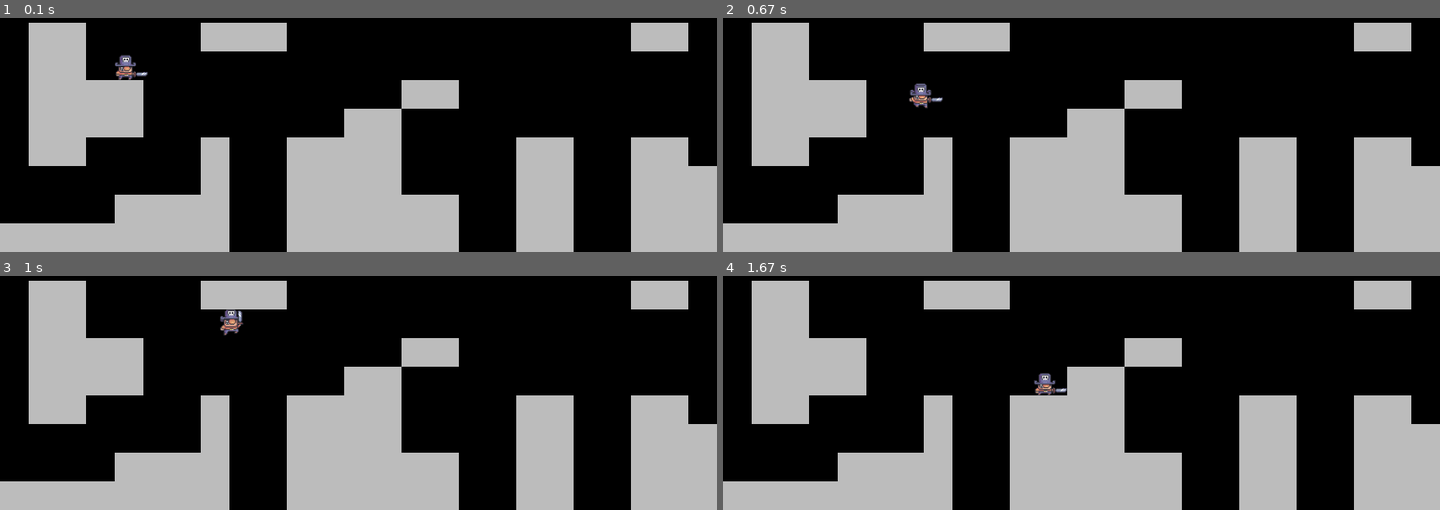
Above: before the commit, frames 1-4 (two rows, left to right).
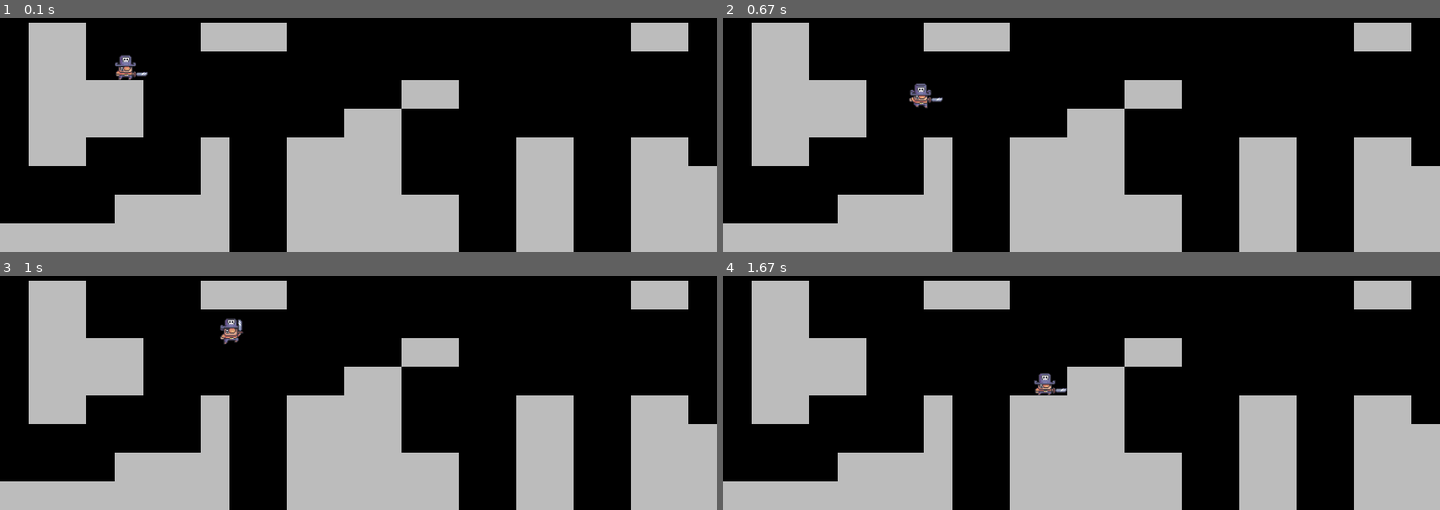
Above: after the commit, the same moments.

Repository: harryodubhghaill/pygame-platformer
Game: pygame game, started from main.py
The game is run twice, just before and just after one commit, with the same random seed, the same clock (stepped at 60 frames per second) and the same inputs.
Inputs:
- Up to frame 1 (0.1 s): no input
- Up to frame 2 (0.67 s): hold D from 0.33 s (still down)
- Up to frame 3 (1 s): release D at 0.8 s; hold W from 0.83 s (still down)
- Up to frame 4 (1.67 s): release W at 1.13 s; hold D 1.17-1.63 s

Frames 1-2 are identical in both runs. In frame 3, 0.4% of the frame differs, in the area x 30-34%, y 14-30%; in frame 4, nothing differs.

Commit message:
fix jump so player can only jump if in contact with ground

Diff:
--- a/player.py
+++ b/player.py
@@ -66,7 +66,7 @@
         else:
             self.direction.x = 0
 
-        if keys[pygame.K_w]:
+        if keys[pygame.K_w] and self.on_ground:
             self.jump()
 
     def get_status(self):
